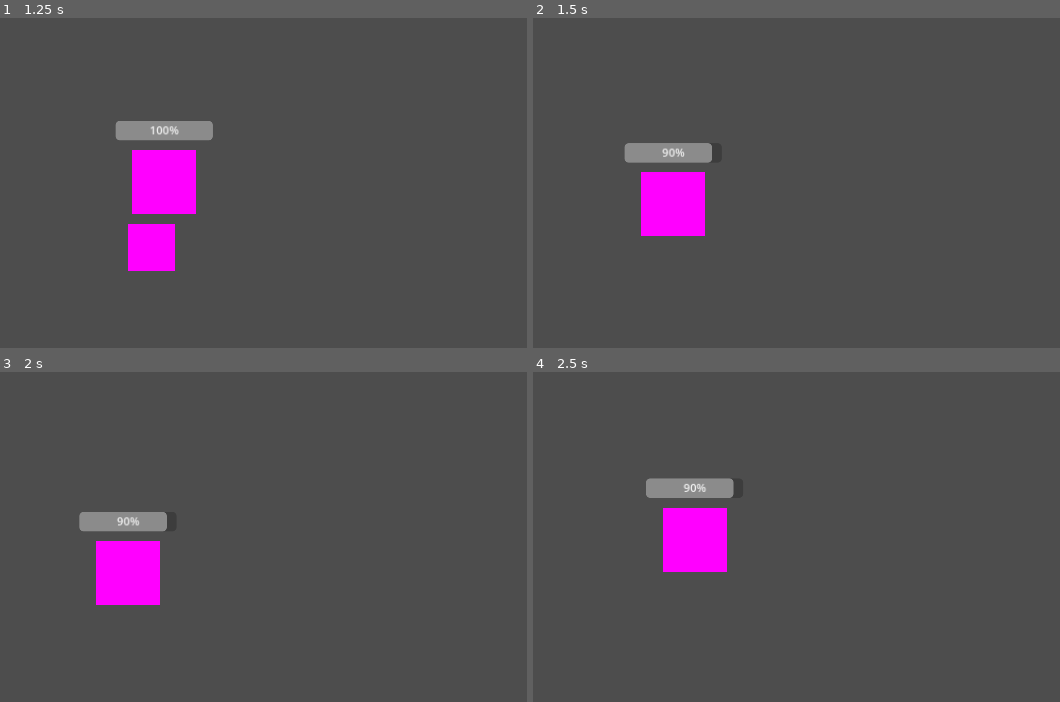
Above: before the commit, frames 1-4 (two rows, left to right).
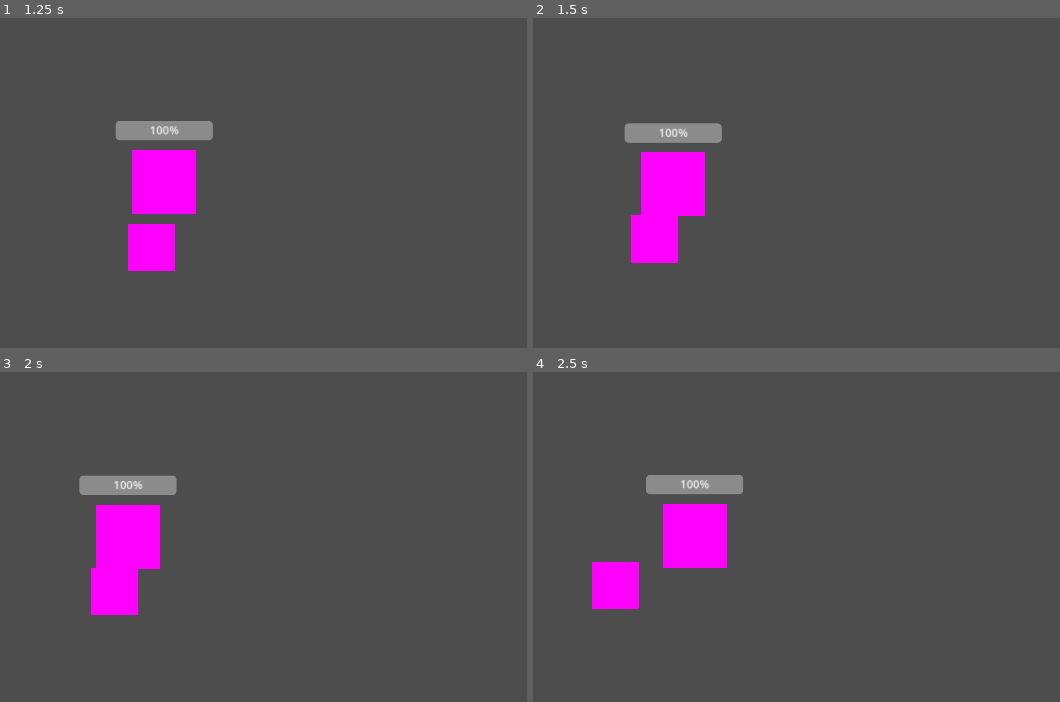
Above: after the commit, the same moments.

Repository: Tuhura-Tech/Godot-Reference-Projects
Game: Godot game, scene res://scenes/main.tscn
The game is run twice, just before and just after one commit, with the same random seed, the same clock (stepped at 60 frames per second) and the same inputs.
Inputs:
- Up to frame 1 (1.25 s): hold D (right) from 0.53 s (still down)
- Up to frame 2 (1.5 s): release D (right) at 1.28 s; hold S (down) from 1.28 s (still down)
- Up to frame 3 (2 s): keep holding S (down)
- Up to frame 4 (2.5 s): release S (down) at 2.03 s; hold D (right) from 2.03 s (still down)

Frame 1 is identical in both runs. In frame 2, 3.6% of the frame differs, in the area x 17-36%, y 31-75%; in frame 3, 3.5%; in frame 4, 2.2%.
Error after the commit: Invalid access to property or key 'player_health' on a base object of type 'Node (singleton.gd)'. (res://scripts/enemy.gd:27)

Commit message:
Bullet heaven game touched up slightly
Added tons of comments, fix some issues, make some things clearer

Diff:
--- a/Bullet Heaven/scenes/enemy.tscn
+++ b/Bullet Heaven/scenes/enemy.tscn
@@ -11,9 +11,9 @@
 motion_mode = 1
 script = ExtResource("1_clg5u")
 
-[node name="CollisionShape2D" type="CollisionShape2D" parent="."]
+[node name="Collider" type="CollisionShape2D" parent="."]
 shape = SubResource("RectangleShape2D_12nvs")
 
-[node name="Sprite2D" type="Sprite2D" parent="."]
+[node name="Sprite" type="Sprite2D" parent="."]
 scale = Vector2(68, 68)
 texture = SubResource("PlaceholderTexture2D_aq76w")
--- a/Bullet Heaven/scenes/player.tscn
+++ b/Bullet Heaven/scenes/player.tscn
@@ -14,7 +14,7 @@
 }
 point_count = 5
 
-[node name="Player" type="CharacterBody2D" groups=["player"]]
+[node name="Player" type="CharacterBody2D"]
 motion_mode = 1
 script = ExtResource("1_yaq4k")
 
--- a/Bullet Heaven/scripts/enemy.gd
+++ b/Bullet Heaven/scripts/enemy.gd
@@ -1,19 +1,26 @@
+class_name Enemy
 extends CharacterBody2D
-class_name Enemy
+## Class for the sole enemy type of the game
 
 
+# Constants
 const SPEED = 100.0
 const DAMAGE = 5
 
+
+# Runs 60 times a second if it can, it will be consistent when it's run. Delta has an _ because we don't use it
 func _physics_process(_delta):
-
+	# Check if the player exists (if the scene has reloaded this may not be the case
 	if Singleton.player_node is Player:
+		# Set velocity to move toward the player
 		velocity = global_position.direction_to(Singleton.player_node.global_position) * SPEED
 	else:
 		print(Singleton.player_node)
 
+	# Move the enemy
 	move_and_slide()
 
+	# If touches the player, damage the player and end itself
 	for i in get_slide_collision_count():
 		var collision = get_slide_collision(i)
 		if collision.get_collider() is Player:
--- a/Bullet Heaven/scripts/mob_spawner.gd
+++ b/Bullet Heaven/scripts/mob_spawner.gd
@@ -1,21 +1,32 @@
 extends Path2D
+## Spawns mobs around the edge of the screen
 
+
+# Loads in the enemy scene as soon as the game is run to spawn it efficiently
+const ENEMY = preload("res://scenes/enemy.tscn")
+
+# Export variables
 @export_range(0.0, 1.0, 0.01) var respawn_delta: float = 0.99
 
-const ENEMY = preload("res://scenes/enemy.tscn")
+# Variables
+var main_node: Node2D
 
+# Onready variables
 @onready var spawn_location = $SpawnLocation
 @onready var spawn_timer = $SpawnTimer
 
-var main_node: Node2D
 
+# Run as soon as the game starts
 func _ready():
+	# Get the main node to add the new enemies as a child of
 	main_node = get_node("/root/Main")
 
+
+# When the spawn timer Timer has run out, run this (see spawn timer node in scene tree)
 func _on_spawn_timer_timeout():
-	var new_enemy: Enemy = ENEMY.instantiate()
-	spawn_location.progress_ratio = randf()
-	new_enemy.global_position  = spawn_location.global_position
-	main_node.add_child(new_enemy)
+	var new_enemy: Enemy = ENEMY.instantiate() # Create a new enemy from the scene
+	spawn_location.progress_ratio = randf() # Randomize where it spawns around the edge of the screen
+	new_enemy.global_position  = spawn_location.global_position # Set its position there
+	main_node.add_child(new_enemy) # Finally add the enemy to the scene
 
-	spawn_timer.wait_time *= respawn_delta
+	spawn_timer.wait_time *= respawn_delta # Decrease how long it takes for the next enemy to spawn
--- a/Bullet Heaven/scripts/player.gd
+++ b/Bullet Heaven/scripts/player.gd
@@ -1,30 +1,38 @@
+class_name Player
 extends CharacterBody2D
-class_name Player
+## Player class, controlled by the player
 
 
+# Constant values
 const SPEED = 300.0
 const JUMP_VELOCITY = -400.0
 
+# Variables
+var health: int = 100
+
+# In-scene nodes
 @onready var health_bar = $HealthBar
 
 
-func _ready():
+# Runs as soon as the player exists
+func _enter_tree() -> void:
 	Singleton.player_node = self
 
 
-func _physics_process(_delta):
-	health_bar.value = Singleton.player_health
+# Runs 60 times a second if it can, it will be consistent when it's run. Delta has an _ because we don't use it, move_and_slide uses it internally already
+func _physics_process(_delta) -> void:
+	# Get the input direction as a Vector2, ctrl/cmd + click on get_vector to see its definition. Normalized() makes it equal in all directions; won't be more in diagonal directions
+	var direction: Vector2 = Input.get_vector("left", "right", "up", "down").normalized()
 
-	var x_direction = Input.get_axis("left", "right")
-	var y_direction = Input.get_axis("up", "down")
+	# Set the player's velocity according to how the direction of input
+	velocity.x = direction.x * SPEED
+	velocity.y = direction.y * SPEED
 
-	if x_direction:
-		velocity.x = x_direction * SPEED
-	else:
-		velocity.x = move_toward(velocity.x, 0, SPEED)
-	if y_direction:
-		velocity.y = y_direction * SPEED
-	else:
-		velocity.y = move_toward(velocity.y, 0, SPEED)
+	# Takes the velocity and moves the player
+	move_and_slide()
 
-	move_and_slide()
+
+# Runs as fast as possible, as soon as the screen updates
+func _process(_delta: float) -> void:
+	# Update the health bar, it's here and not in _physics_process because it's visual
+	health_bar.value = health
--- a/Bullet Heaven/scripts/singleton.gd
+++ b/Bullet Heaven/scripts/singleton.gd
@@ -1,13 +1,17 @@
 extends Node
+## The singleton called "Singleton"
+## Can be accessed anywhere at any time by using Singleton.<parameter/method here>
 
+
+# Loads in the main scene as soon as the game is run
 const MAIN = preload("res://scenes/main.tscn")
-
-var player_health: int = 100
 
 @onready var player_node: Player
 
 
+# Runs 60 times a second if it can, it will be consistent when it's run. Delta has an _ because we don't use it
 func _physics_process(_delta):
-	if player_health <= 0:
-		player_health = 100
+	# If the player dies, restart the game
+	if player_node.health <= 0:
+		player_node.health = 100
 		get_tree().reload_current_scene()
